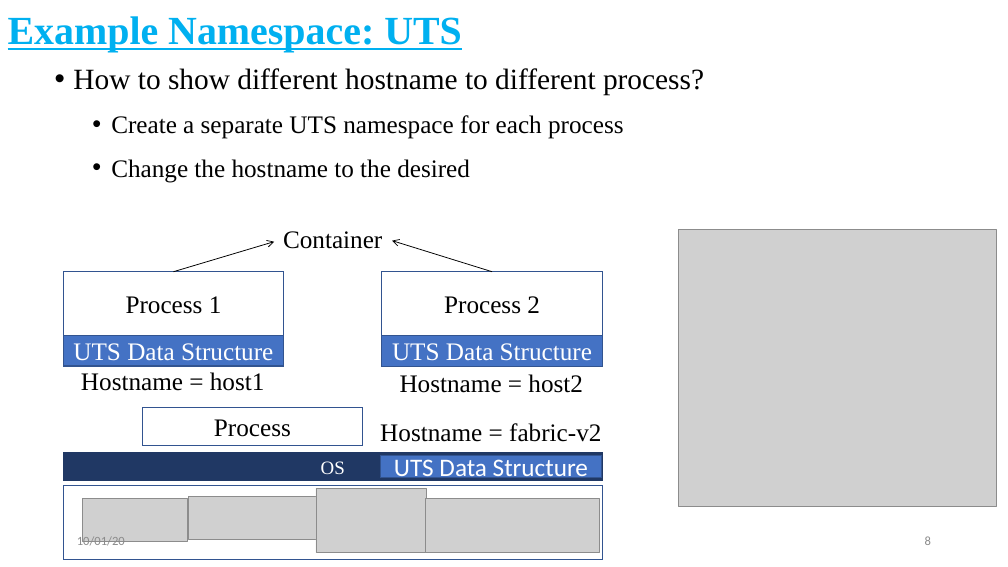
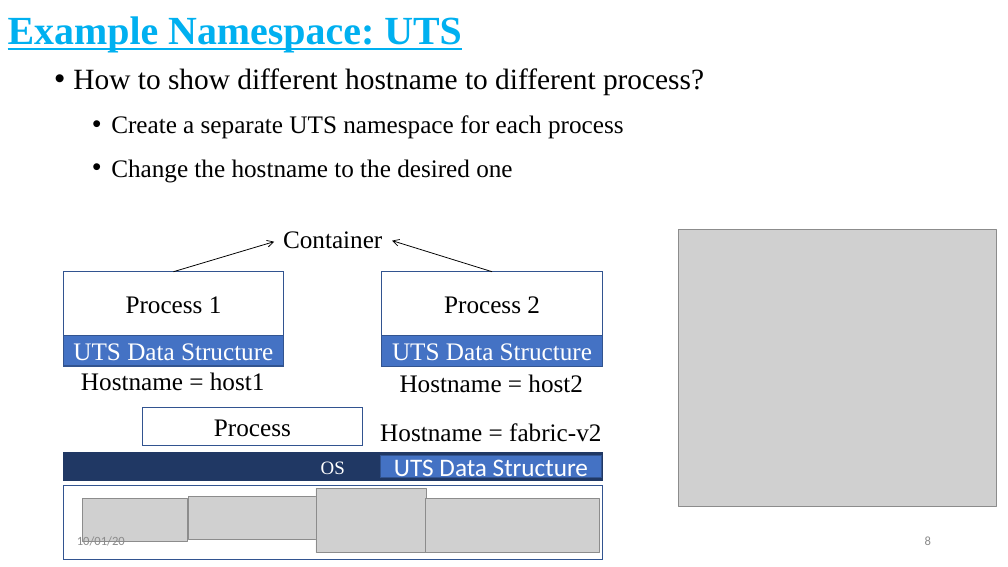
Before and after one commit to cendhu/container-namespaces, a slide deck: slide 8 of slides/containers-namespace-cgroups.pptx. Drawn at 1008x567 pixels with LibreOffice and Linux fonts; fonts in the diff are those of the drawing; grey boxes stand for pictures. Boxes give left, top, right and bottom in pixels: in the first picture for what was removed or moved away, otherwise in the second. Text is boxed around its words. In the diff, an @@ line names an element or a change of style, - is before the commit and + after.

```diff
--- a/slides/containers-namespace-cgroups.pptx
+++ b/slides/containers-namespace-cgroups.pptx
@@ text at [111, 159, 512, 183]: text changed @@
-  • Change the hostname to the desired
+  • Change the hostname to the desired one
```
Also in this commit, not shown: 1 other slide changed.
